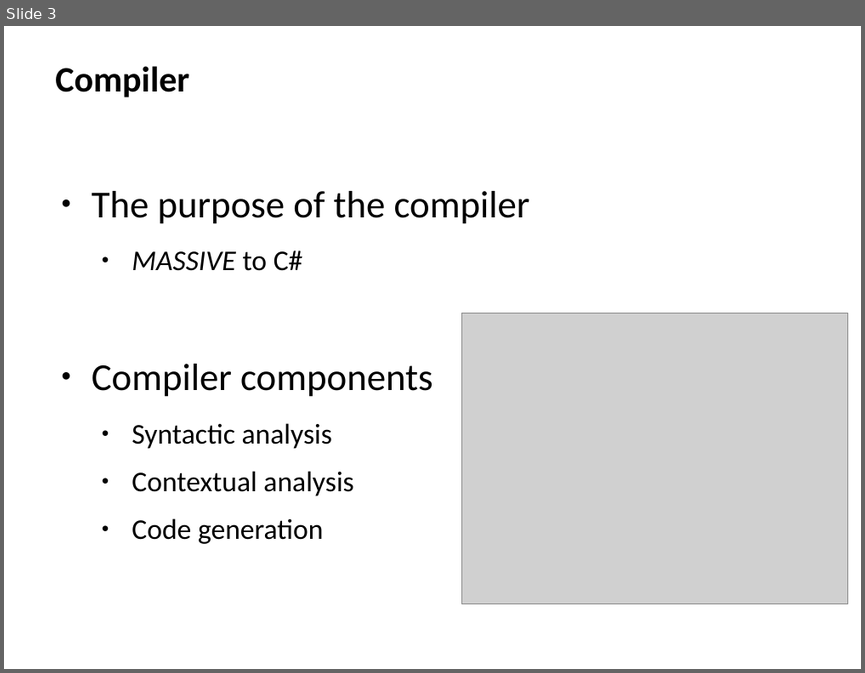
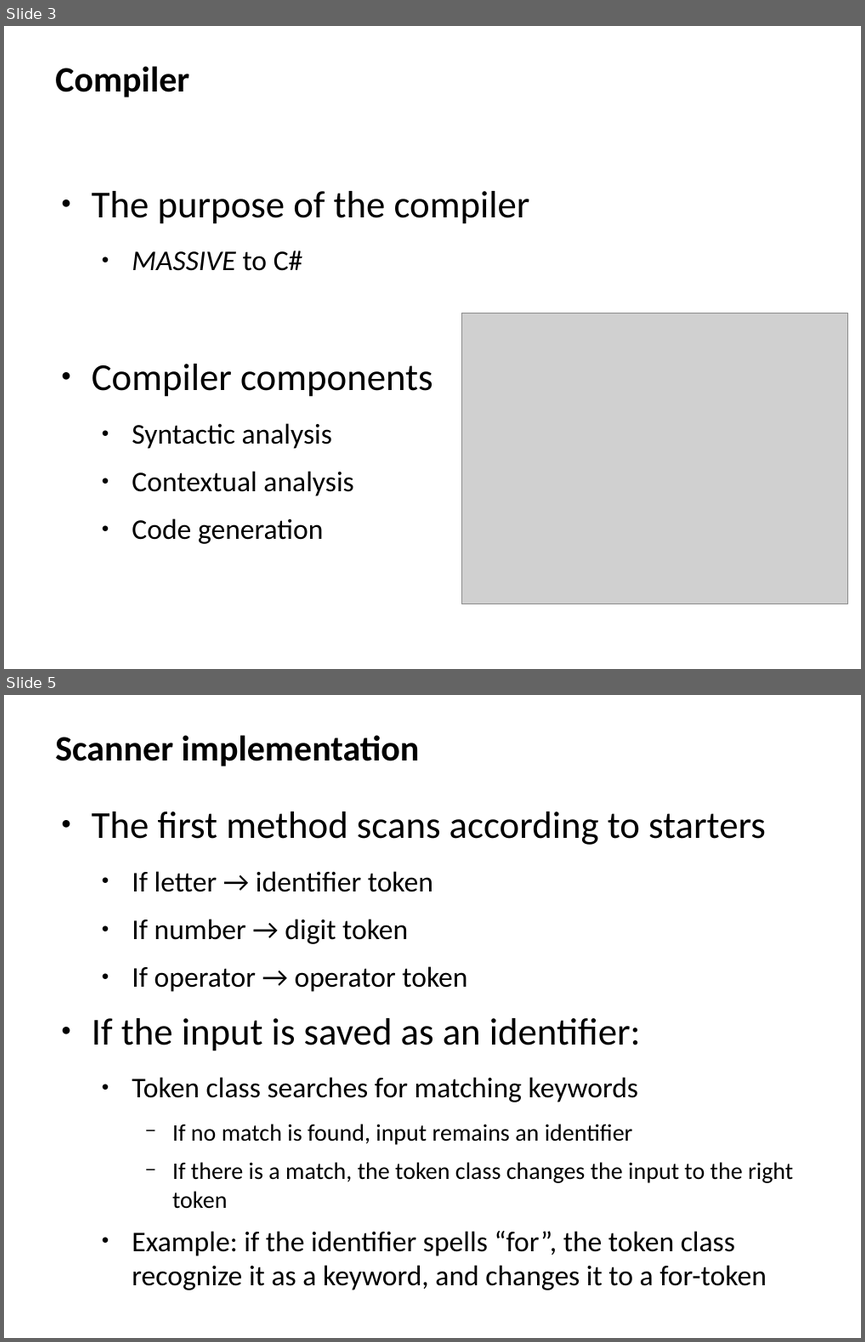
Before and after one commit to henrikklarup/sw402a, a slide deck: Project/præsentation/Skabelon (open office).odp. Shown one above the other, each under a label of ours: slide 3 before the commit, slides 3 and 5 after it; the slides between them are not shown. The pictures are 865x673 and 865x1342 pixels, drawn with LibreOffice and Linux fonts; fonts in the diff are those of the drawing; grey boxes stand for pictures. Boxes give left, top, right and bottom in pixels: in the first picture for what was removed or moved away, otherwise in the second. Text is boxed around its words. In the diff, an @@ line names an element or a change of style, - is before the commit and + after.

```diff
--- a/Project/præsentation/Skabelon (open office).odp
+++ b/Project/præsentation/Skabelon (open office).odp
@@ slide 5 added at (4, 695, 861, 1338), background #FFFFFF @@
@@ title added at (55, 735, 420, 766), 30 pt, text #000000, bold @@
+Scanner implementation
@@ text added at (92, 811, 793, 1290), 24 pt, text #000000 @@
+● The first method scans according to starters
+  ● If letter → identifier token
+  ● If number → digit token
+  ● If operator → operator token
+● If the input is saved as an identifier:
+  ● Token class searches for matching keywords
+    − If no match is found, input remains an identifier
+    − If there is a match, the token class changes the input to the right token
+  ● Example: if the identifier spells “for”, the token class recognize it as a keyword, and changes it to a for-token
```
Also in this commit, not shown: 1 slide changed, 2 other slides added, 2 slides removed, 2 other files.
